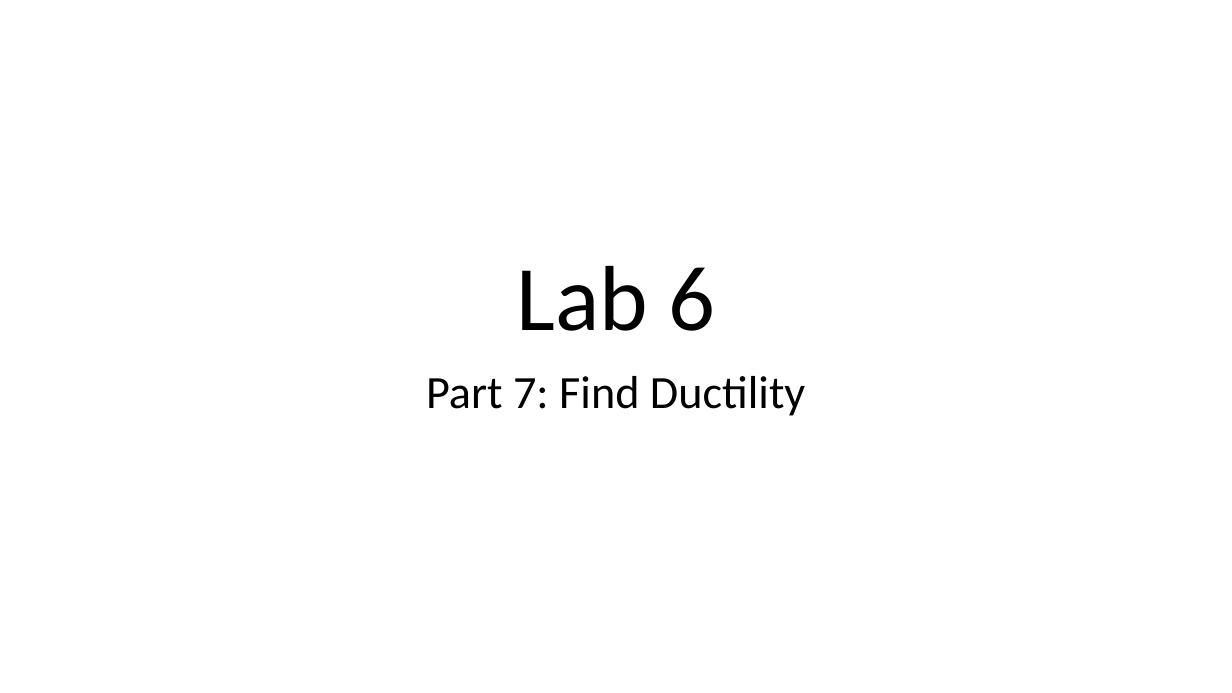
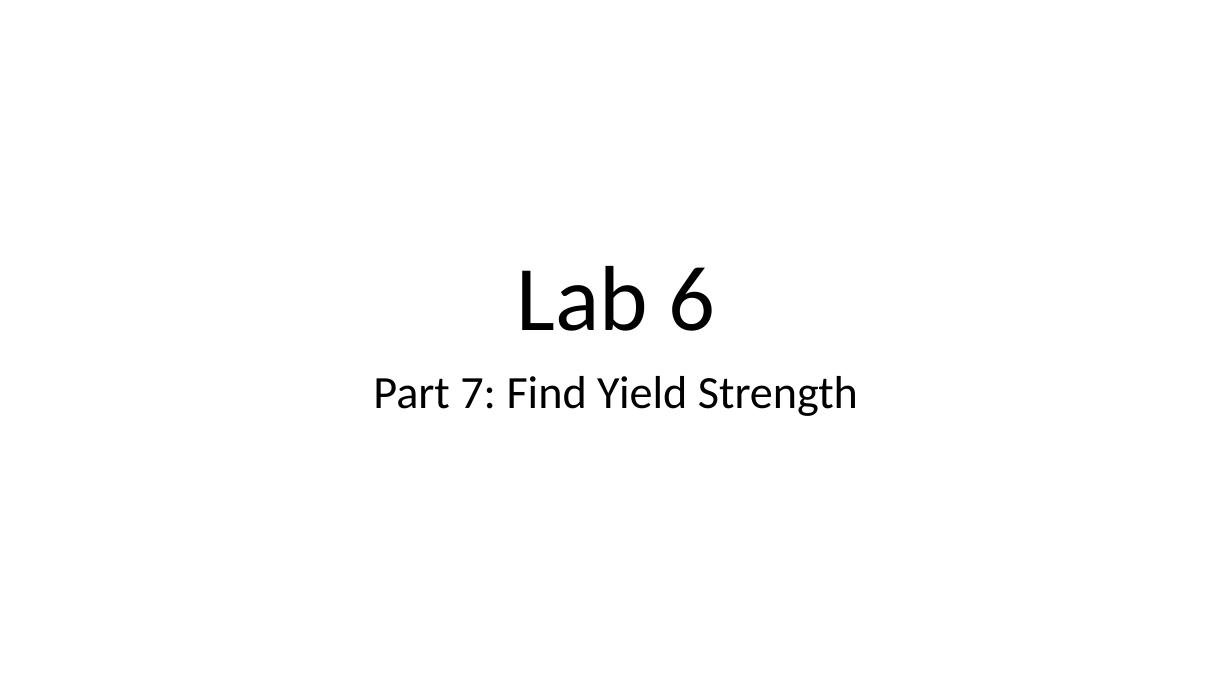
Before and after one commit to ProfessorKazarinoff/ENGR231-2020Q2, a slide deck: slide 7 of Lab_6_outline_slides.pptx (slide 4 before the commit). Drawn at 1232x693 pixels with LibreOffice and Linux fonts; fonts in the diff are those of the drawing. Boxes give left, top, right and bottom in pixels: in the first picture for what was removed or moved away, otherwise in the second. Text is boxed around its words. In the diff, an @@ line names an element or a change of style, - is before the commit and + after.

```diff
--- a/Lab_6_outline_slides.pptx
+++ b/Lab_6_outline_slides.pptx
@@ subtitle at [373, 376, 858, 416]: text changed @@
-Part 7: Find Ductility
+Part 7: Find Yield Strength
```
Also in this commit, not shown: 3 slides added, 2 other files.
